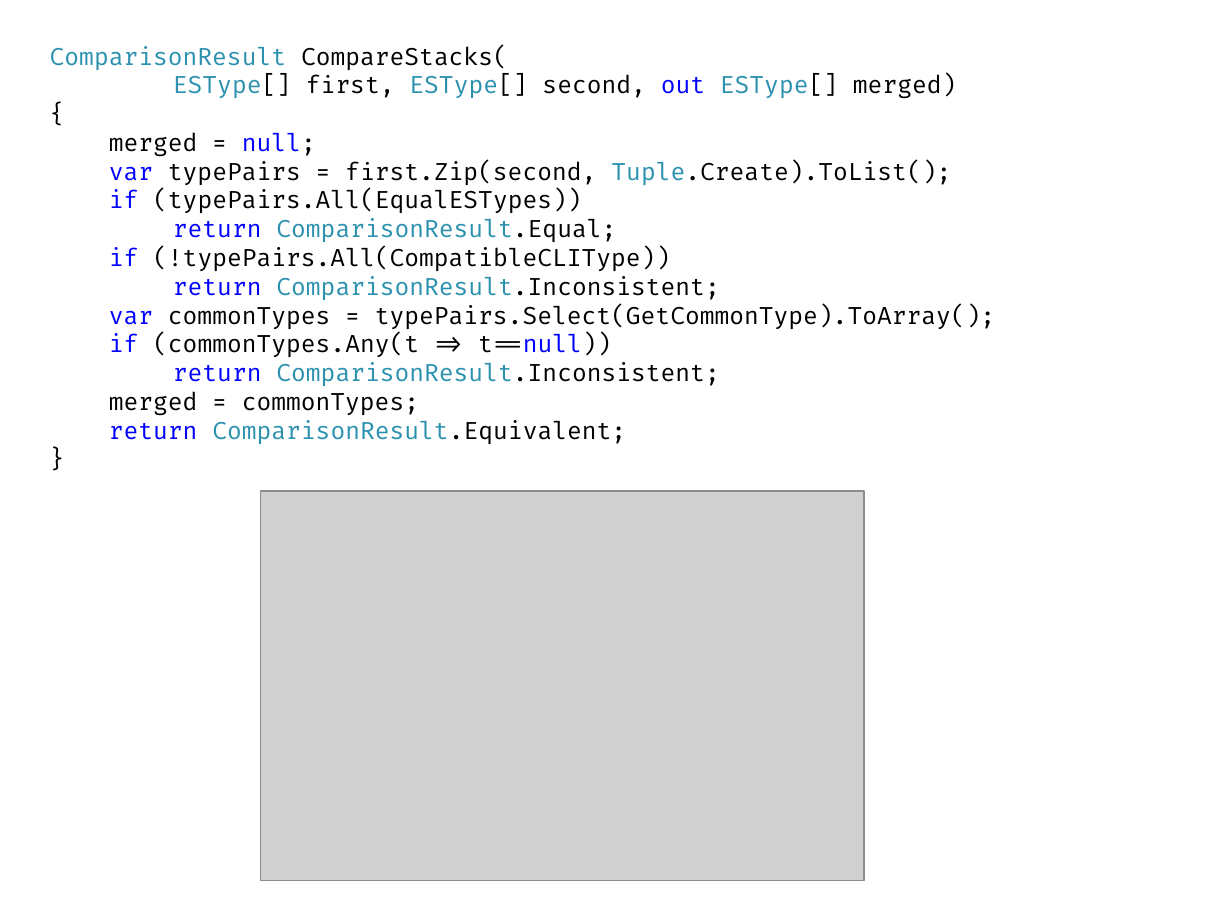
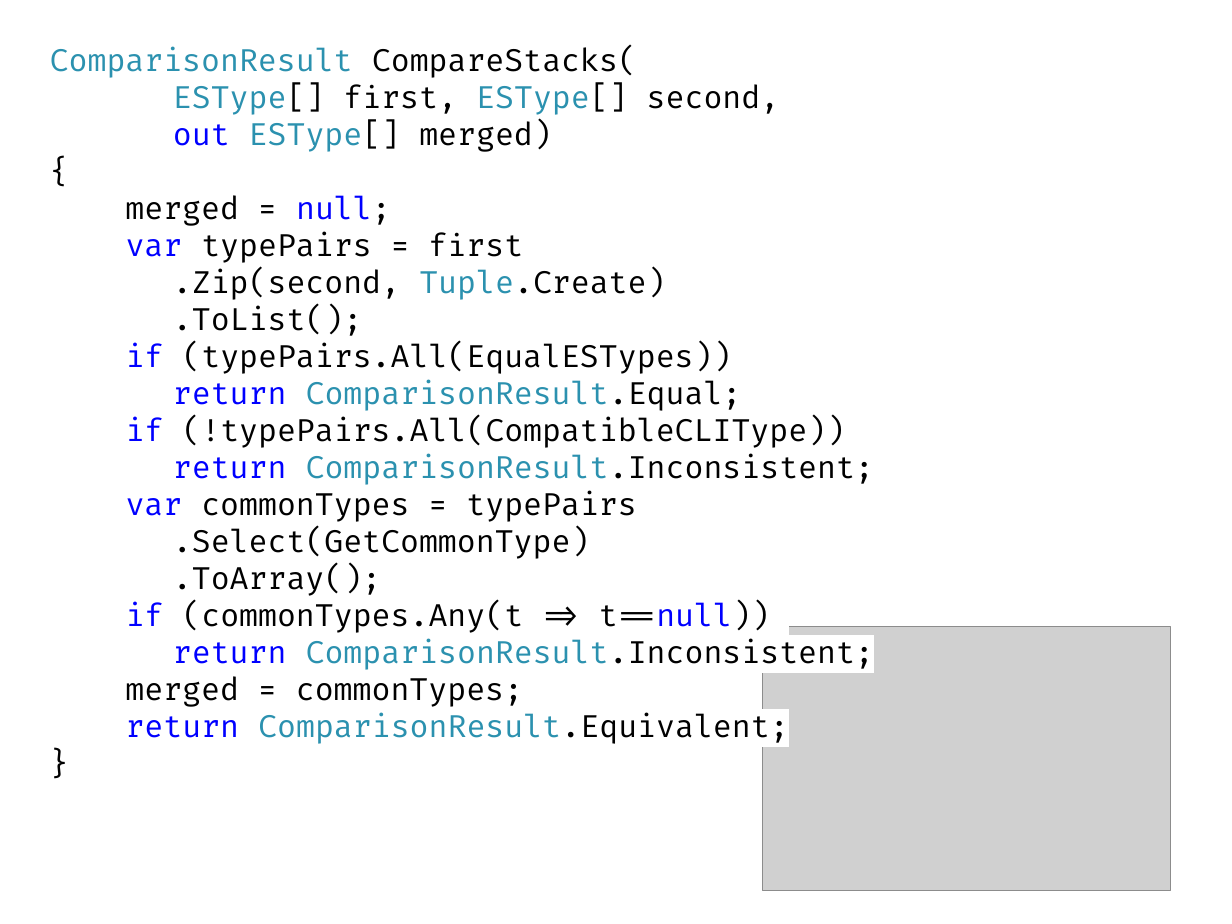
Before and after one commit to kontur-courses/clean-code, a slide deck: slide 30 of CleanCode.pptx (slide 31 before the commit). Drawn at 1232x924 pixels with LibreOffice and Linux fonts; fonts in the diff are those of the drawing; grey boxes stand for pictures. Boxes give left, top, right and bottom in pixels: in the first picture for what was removed or moved away, otherwise in the second. Text is boxed around its words. In the diff, an @@ line names an element or a change of style, - is before the commit and + after.

```diff
--- a/CleanCode.pptx
+++ b/CleanCode.pptx
@@ text at (50,47,780,152): text changed; size 14 to 18 pt @@
-ComparisonResult CompareStacks(
-ESType[] first, ESType[] second, out ESType[] merged)
-{
+ComparisonResult CompareStacks(
+ESType[] first, ESType[] second,
+out ESType[] merged)
+{
@@ text at (125,195,874,744): size 14 to 18 pt in "merged = null;", "if (typePairs.All(EqualESTypes)) return ComparisonResult.Equ ...", "if (!typePairs.All(CompatibleCLIType)) return ComparisonResu ...", "if (commonTypes.Any(t => t==null)) return ComparisonResult.I ..." and 3 more places @@
@@ text at (126,231,665,336): text changed; size 14 to 18 pt @@
-var typePairs = first.Zip(second, Tuple.Create).ToList();
+var typePairs = first
+.Zip(second, Tuple.Create)
+.ToList();
@@ text at (126,490,636,596): text changed; size 14 to 18 pt @@
-var commonTypes = typePairs.Select(GetCommonType).ToArray();
+var commonTypes = typePairs
+.Select(GetCommonType)
+.ToArray();
@@ picture: place and size @@
-picture at (261,492,865,881)
+picture at (763,627,1170,891)
```
Also in this commit, not shown: 9 other slides changed, 15 slides added, 11 slides removed, 10 other files.
